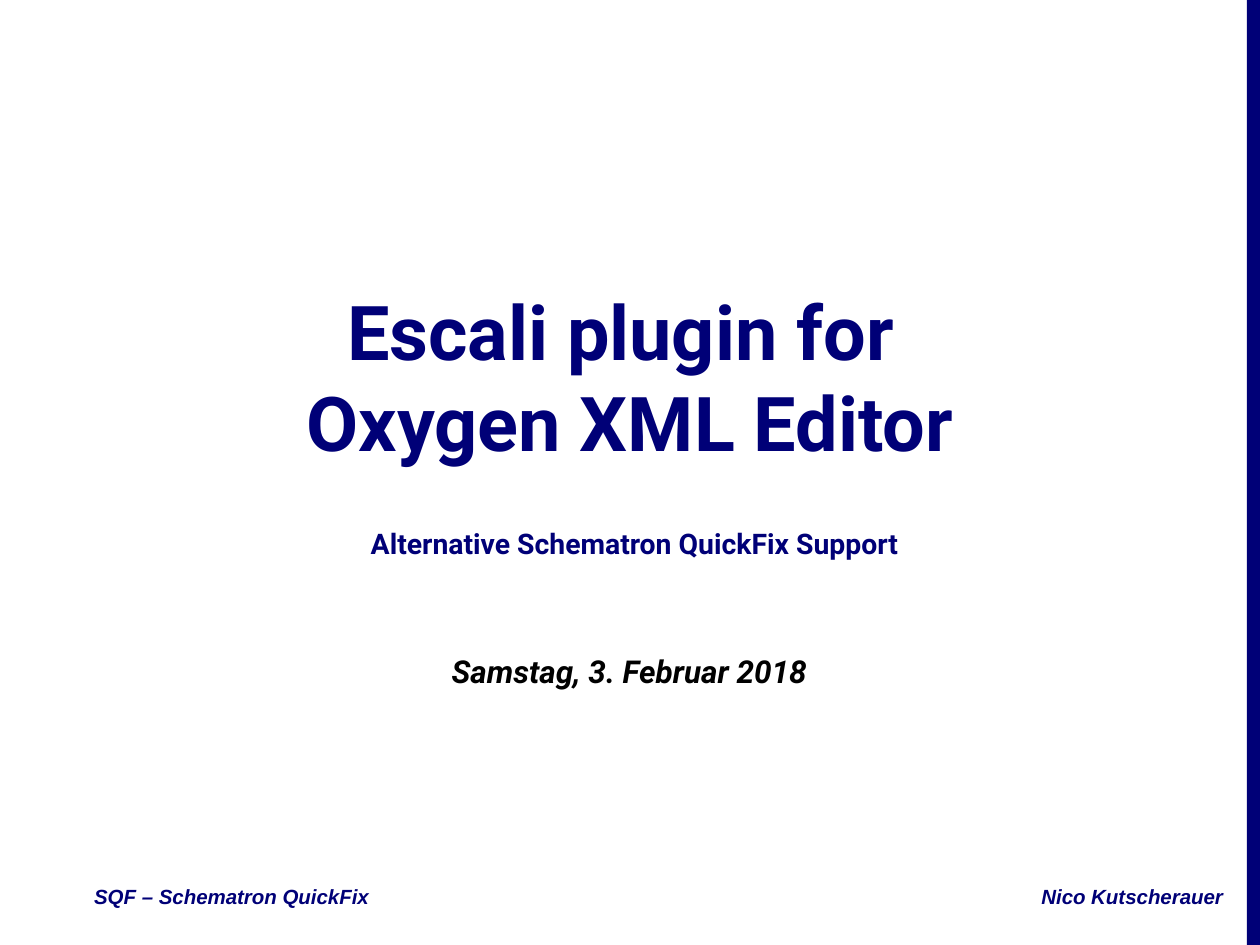
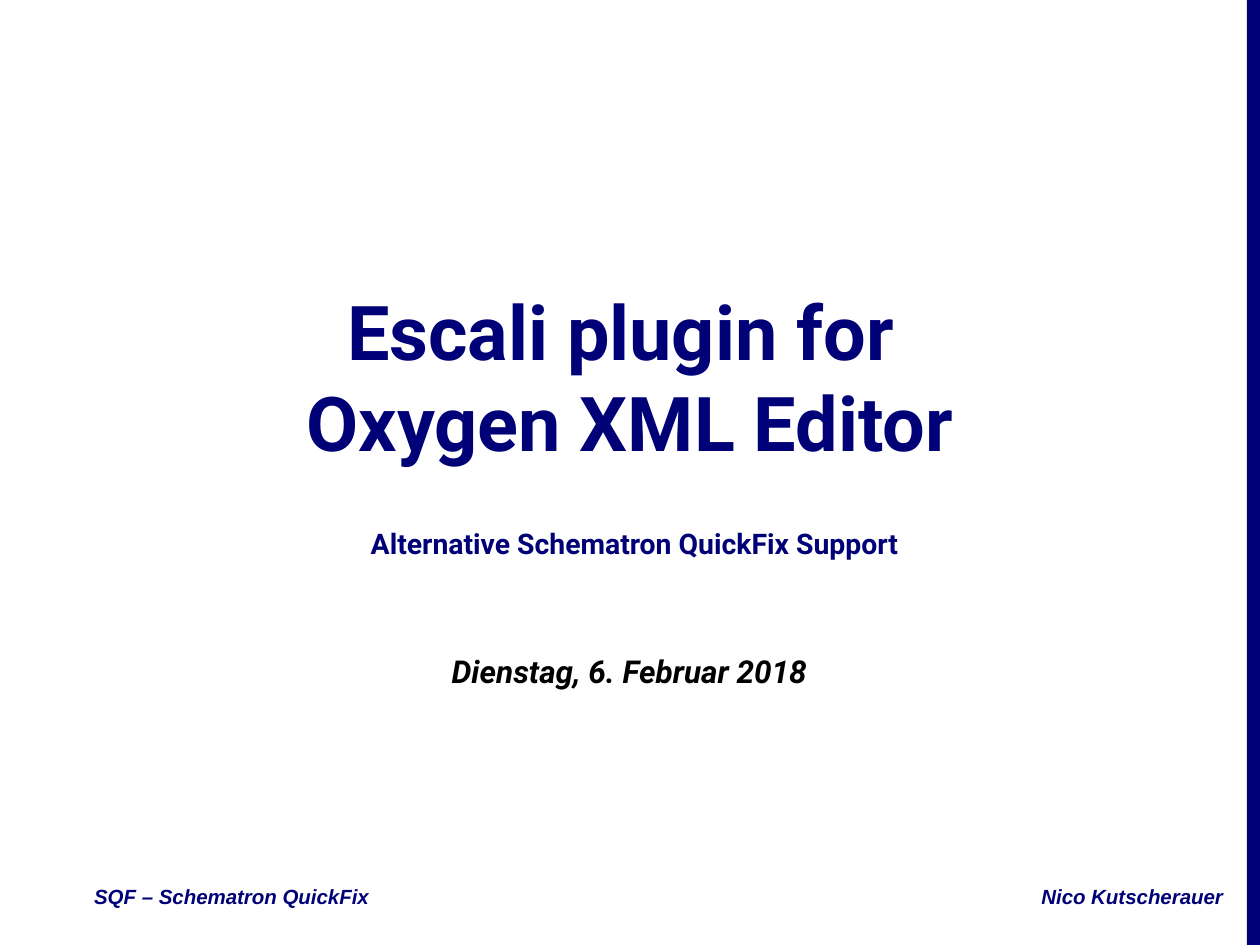
Before and after one commit to nkutsche/SchematronQuickFix-2017-11-17, a slide deck: slide 1 of SQF-Escali.pptx. Drawn at 1260x945 pixels with LibreOffice and Linux fonts; fonts in the diff are those of the drawing; background and template pictures are left out. Boxes give left, top, right and bottom in pixels: in the first picture for what was removed or moved away, otherwise in the second. Text is boxed around its words. In the diff, an @@ line names an element or a change of style, - is before the commit and + after.

```diff
--- a/SQF-Escali.pptx
+++ b/SQF-Escali.pptx
@@ subtitle at (452,659,807,690): text changed @@
-Samstag, 3. Februar 2018
+Dienstag, 6. Februar 2018
```
Also in this commit, not shown: 2 other slides changed, 1 slide added, 1 other file.
